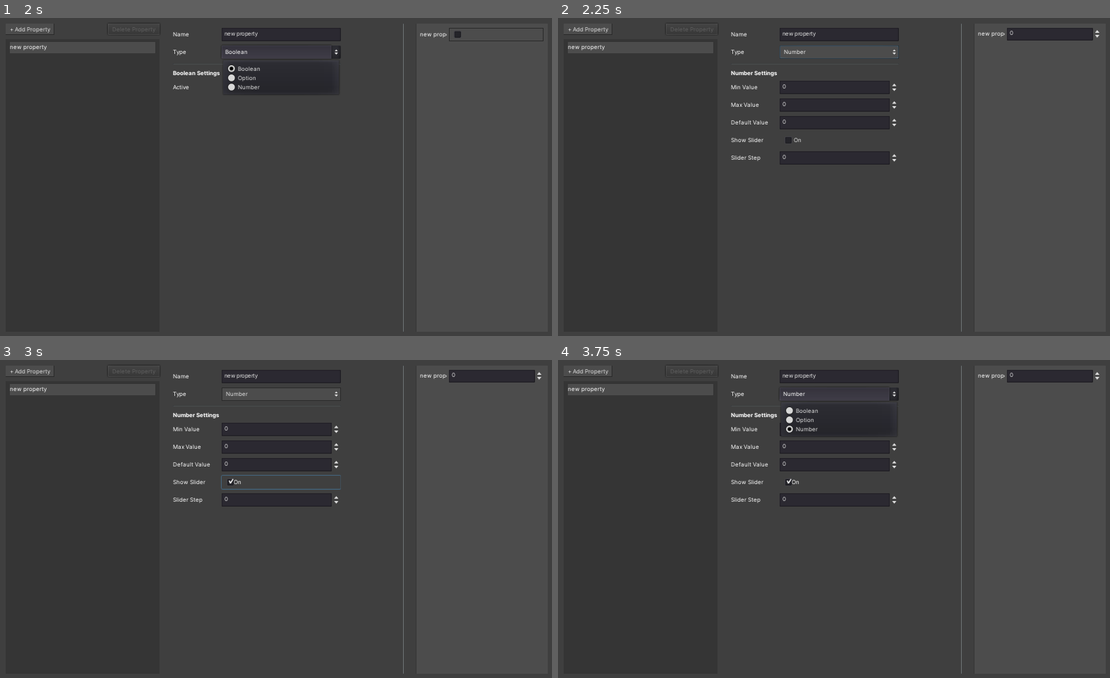
Above: before the commit, frames 1-4 (two rows, left to right).
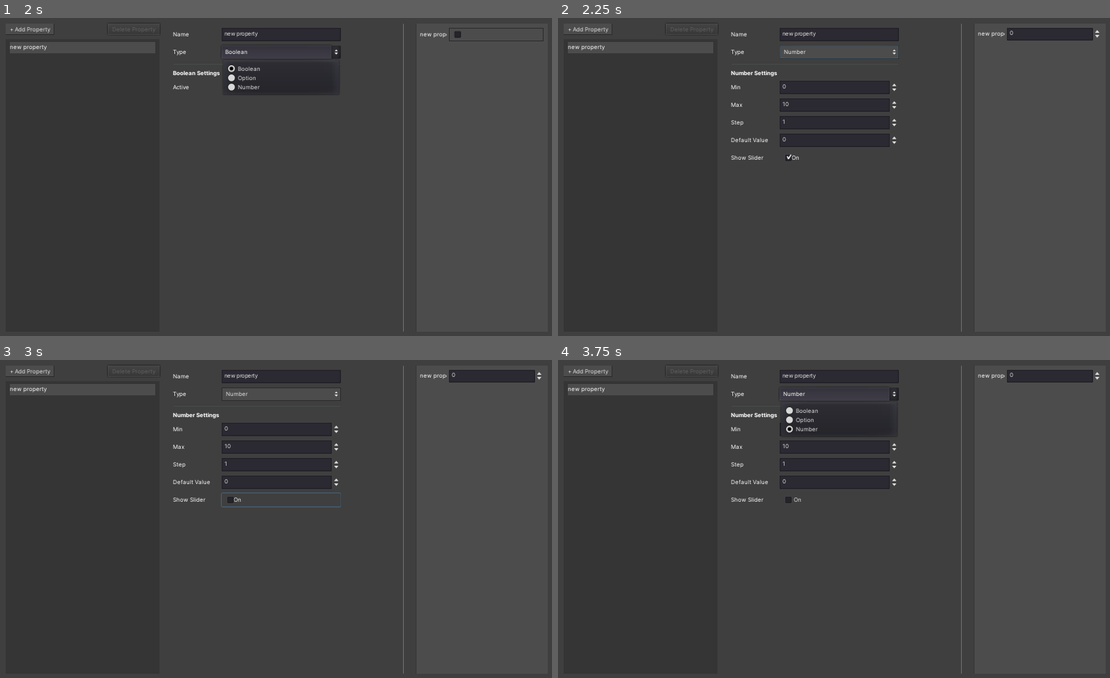
Above: after the commit, the same moments.

Repository: kkga/datatype-ui-designer
Game: Godot game, scene res://Main.tscn
Same seed, same stepped clock (60 frames per second), same inputs: the game is played once before the commit and once after it.
Inputs:
- Up to frame 1 (2 s): click "+ Add Property" at 0.5 s; click "Boolean" at 1.25 s
- Up to frame 2 (2.25 s): click "On" at 2 s
- Up to frame 3 (3 s): click "On" at 2.75 s
- Up to frame 4 (3.75 s): click "Number" at 3.5 s

Frame 1 is identical in both runs. In frame 2, 0.5% of the frame differs, in the area x 31-62%, y 21-47%; in frame 3, 0.8%; in frame 4, 0.5%.

Commit message:
wire up property configs for option and number

Diff:
--- a/Main.gd
+++ b/Main.gd
@@ -74,12 +74,28 @@
 					selected_property.meta = meta_dict_base.option.duplicate()
 				DataTypes.NUMBER:
 					selected_property.meta = meta_dict_base.number.duplicate()
+
+		# bool configs
 		"bool_enabled":
 			selected_property.meta.enabled = value
+
+		# option configs
 		"option_options":
 			selected_property.meta.options = value
 		"option_default":
 			selected_property.meta.default = value - 1
+
+		# number configs
+		"number_min":
+			selected_property.meta.min = value
+		"number_max":
+			selected_property.meta.max = value
+		"number_step":
+			selected_property.meta.step = value
+		"number_default":
+			selected_property.meta.default = value
+		"number_show_slider":
+			selected_property.meta.use_slider = value
 
 	emit_signal("property_changed", selected_property)
 	emit_signal("property_list_updated", property_list)
--- a/PropertyConfig.gd
+++ b/PropertyConfig.gd
@@ -9,7 +9,19 @@
 onready var option_settings: = $MarginContainer/VBoxContainer/Option
 onready var number_settings: = $MarginContainer/VBoxContainer/Number
 
+# bool controls
 onready var bool_enabled_btn: = $MarginContainer/VBoxContainer/Boolean/HBoxContainer/BoolEnabled
+
+# option controls
+onready var option_options_field: = $MarginContainer/VBoxContainer/Option/HBoxContainer/OptionOptions
+onready var option_default: = $MarginContainer/VBoxContainer/Option/HBoxContainer2/OptionDefault
+
+# number controls
+onready var number_min_field: = $MarginContainer/VBoxContainer/Number/HBoxContainer/NumberMin
+onready var number_max_field: = $MarginContainer/VBoxContainer/Number/HBoxContainer2/NumberMax
+onready var number_step_field: = $MarginContainer/VBoxContainer/Number/HBoxContainer4/NumberStep
+onready var number_default_field: = $MarginContainer/VBoxContainer/Number/HBoxContainer5/NumberDefault
+onready var number_slider_btn: = $MarginContainer/VBoxContainer/Number/HBoxContainer3/NumberShowSlider
 
 
 func update_fields(property: Dictionary) -> void:
@@ -26,8 +38,15 @@
 			bool_enabled_btn.pressed = property.meta.enabled
 		Main.DataTypes.OPTION:
 			option_settings.show()
+			option_options_field.text = property.meta.options
+			option_default.value = property.meta.default + 1
 		Main.DataTypes.NUMBER:
 			number_settings.show()
+			number_min_field.value = property.meta.min
+			number_max_field.value = property.meta.max
+			number_step_field.value = property.meta.step
+			number_default_field.value = property.meta.default
+			number_slider_btn.pressed = property.meta.use_slider
 
 
 # SIGNAL CALLBACKS =============================================================
@@ -55,3 +74,22 @@
 
 func _on_OptionDefault_value_changed(value: float) -> void:
 	emit_signal("value_changed", "option_default", value)
+
+
+# Number props
+
+func _on_NumberMin_value_changed(value: float) -> void:
+	emit_signal("value_changed", "number_min", value)
+
+func _on_NumberMax_value_changed(value: float) -> void:
+	emit_signal("value_changed", "number_max", value)
+
+func _on_NumberStep_value_changed(value: float) -> void:
+	emit_signal("value_changed", "number_step", value)
+
+
+func _on_NumberDefault_value_changed(value: float) -> void:
+	emit_signal("value_changed", "number_default", value)
+
+func _on_NumberShowSlider_toggled(button_pressed: bool) -> void:
+	emit_signal("value_changed", "number_show_slider", button_pressed)
--- a/PropertyConfig.tscn
+++ b/PropertyConfig.tscn
@@ -203,9 +203,9 @@
 margin_right = 80.0
 margin_bottom = 19.0
 rect_min_size = Vector2( 80, 0 )
-text = "Min Value"
-
-[node name="Field" type="SpinBox" parent="MarginContainer/VBoxContainer/Number/HBoxContainer"]
+text = "Min"
+
+[node name="NumberMin" type="SpinBox" parent="MarginContainer/VBoxContainer/Number/HBoxContainer"]
 margin_left = 88.0
 margin_right = 304.0
 margin_bottom = 24.0
@@ -223,18 +223,38 @@
 margin_right = 80.0
 margin_bottom = 19.0
 rect_min_size = Vector2( 80, 0 )
-text = "Max Value"
-
-[node name="Field" type="SpinBox" parent="MarginContainer/VBoxContainer/Number/HBoxContainer2"]
+text = "Max"
+
+[node name="NumberMax" type="SpinBox" parent="MarginContainer/VBoxContainer/Number/HBoxContainer2"]
+margin_left = 88.0
+margin_right = 304.0
+margin_bottom = 24.0
+size_flags_horizontal = 3
+
+[node name="HBoxContainer4" type="HBoxContainer" parent="MarginContainer/VBoxContainer/Number"]
+margin_top = 98.0
+margin_right = 304.0
+margin_bottom = 122.0
+rect_min_size = Vector2( 0, 24 )
+custom_constants/separation = 8
+
+[node name="Name" type="Label" parent="MarginContainer/VBoxContainer/Number/HBoxContainer4"]
+margin_top = 5.0
+margin_right = 80.0
+margin_bottom = 19.0
+rect_min_size = Vector2( 80, 0 )
+text = "Step"
+
+[node name="NumberStep" type="SpinBox" parent="MarginContainer/VBoxContainer/Number/HBoxContainer4"]
 margin_left = 88.0
 margin_right = 304.0
 margin_bottom = 24.0
 size_flags_horizontal = 3
 
 [node name="HBoxContainer5" type="HBoxContainer" parent="MarginContainer/VBoxContainer/Number"]
-margin_top = 98.0
-margin_right = 304.0
-margin_bottom = 122.0
+margin_top = 130.0
+margin_right = 304.0
+margin_bottom = 154.0
 rect_min_size = Vector2( 0, 24 )
 custom_constants/separation = 8
 
@@ -245,16 +265,16 @@
 rect_min_size = Vector2( 80, 0 )
 text = "Default Value"
 
-[node name="Field" type="SpinBox" parent="MarginContainer/VBoxContainer/Number/HBoxContainer5"]
+[node name="NumberDefault" type="SpinBox" parent="MarginContainer/VBoxContainer/Number/HBoxContainer5"]
 margin_left = 88.0
 margin_right = 304.0
 margin_bottom = 24.0
 size_flags_horizontal = 3
 
 [node name="HBoxContainer3" type="HBoxContainer" parent="MarginContainer/VBoxContainer/Number"]
-margin_top = 130.0
-margin_right = 304.0
-margin_bottom = 154.0
+margin_top = 162.0
+margin_right = 304.0
+margin_bottom = 186.0
 rect_min_size = Vector2( 0, 24 )
 custom_constants/separation = 8
 
@@ -265,35 +285,20 @@
 rect_min_size = Vector2( 80, 0 )
 text = "Show Slider"
 
-[node name="Field" type="CheckBox" parent="MarginContainer/VBoxContainer/Number/HBoxContainer3"]
+[node name="NumberShowSlider" type="CheckBox" parent="MarginContainer/VBoxContainer/Number/HBoxContainer3"]
 margin_left = 88.0
 margin_right = 304.0
 margin_bottom = 24.0
 size_flags_horizontal = 3
 text = "On"
 flat = true
-
-[node name="HBoxContainer4" type="HBoxContainer" parent="MarginContainer/VBoxContainer/Number"]
-margin_top = 162.0
-margin_right = 304.0
-margin_bottom = 186.0
-rect_min_size = Vector2( 0, 24 )
-custom_constants/separation = 8
-
-[node name="Name" type="Label" parent="MarginContainer/VBoxContainer/Number/HBoxContainer4"]
-margin_top = 5.0
-margin_right = 80.0
-margin_bottom = 19.0
-rect_min_size = Vector2( 80, 0 )
-text = "Slider Step"
-
-[node name="Field" type="SpinBox" parent="MarginContainer/VBoxContainer/Number/HBoxContainer4"]
-margin_left = 88.0
-margin_right = 304.0
-margin_bottom = 24.0
-size_flags_horizontal = 3
 [connection signal="text_changed" from="MarginContainer/VBoxContainer/NameContainer/NameField" to="." method="_on_NameField_text_changed"]
 [connection signal="item_selected" from="MarginContainer/VBoxContainer/TypeContainer/TypeField" to="." method="_on_TypeField_item_selected"]
 [connection signal="toggled" from="MarginContainer/VBoxContainer/Boolean/HBoxContainer/BoolEnabled" to="." method="_on_BoolEnabled_toggled"]
 [connection signal="text_changed" from="MarginContainer/VBoxContainer/Option/HBoxContainer/OptionOptions" to="." method="_on_OptionOptions_text_changed"]
 [connection signal="value_changed" from="MarginContainer/VBoxContainer/Option/HBoxContainer2/OptionDefault" to="." method="_on_OptionDefault_value_changed"]
+[connection signal="value_changed" from="MarginContainer/VBoxContainer/Number/HBoxContainer/NumberMin" to="." method="_on_NumberMin_value_changed"]
+[connection signal="value_changed" from="MarginContainer/VBoxContainer/Number/HBoxContainer2/NumberMax" to="." method="_on_NumberMax_value_changed"]
+[connection signal="value_changed" from="MarginContainer/VBoxContainer/Number/HBoxContainer4/NumberStep" to="." method="_on_NumberStep_value_changed"]
+[connection signal="value_changed" from="MarginContainer/VBoxContainer/Number/HBoxContainer5/NumberDefault" to="." method="_on_NumberDefault_value_changed"]
+[connection signal="toggled" from="MarginContainer/VBoxContainer/Number/HBoxContainer3/NumberShowSlider" to="." method="_on_NumberShowSlider_toggled"]
